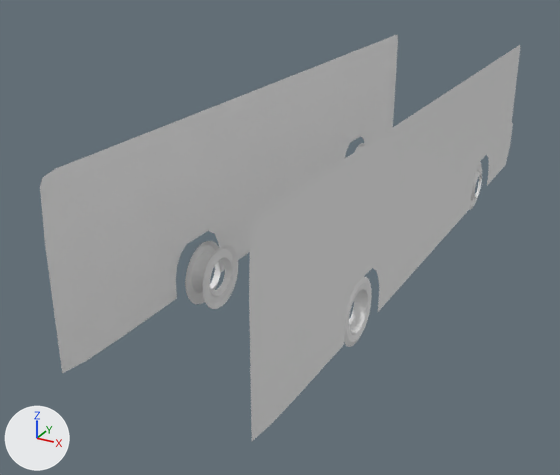
A saved change to the glTF model models/bus.glb.
Before and after are seen from a camera (50 mm lens) standing at (4.57, -10.67, 5.38) and looking at (-0.8, -0.9, 0.5). The axes (+X, +Y, +Z) are drawn at lower left. The lights are the same throughout. The older version comes first. Where no turn or scale is listed for an object, it has been applied to the vertices. Vertices at exactly the same position are counted once.

Objects in the first picture: 'geometry_0'.
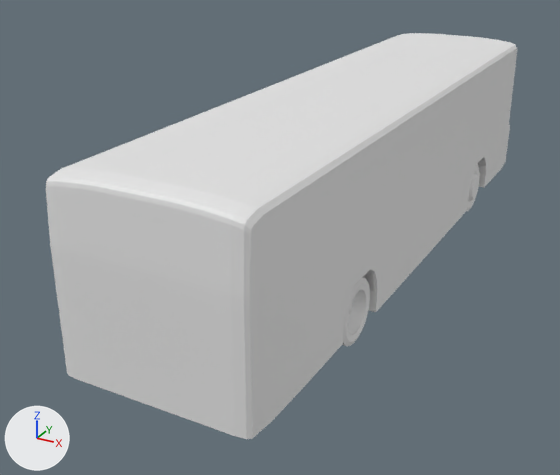
Pixel boxes (x1, y1, x2, y2) of what changed, in the pictures (560 x 475 px):
```json
{"object": "geometry_0", "change": "reshaped", "before": [40, 35, 520, 441], "after": [46, 33, 517, 439]}
{"part": 1, "of": "me_geometry_0", "change": "rebuilt", "before": [185, 241, 222, 304], "on screen": "not visible afterwards"}
{"part": 2, "of": "me_geometry_0", "change": "rebuilt", "before": [344, 277, 372, 347], "after": [342, 277, 370, 346]}
{"part": 3, "of": "me_geometry_0", "change": "rebuilt", "before": [203, 245, 238, 309], "on screen": "not visible afterwards"}
{"part": 4, "of": "me_geometry_0", "change": "rebuilt", "before": [249, 45, 520, 441], "after": [136, 35, 517, 439], "on screen": "40% wider"}
{"part": 5, "of": "me_geometry_0", "change": "rebuilt", "before": [40, 35, 398, 373], "after": [46, 33, 456, 406], "on screen": "14% wider, 10% taller"}
{"part": 6, "of": "me_geometry_0", "change": "added", "after": [467, 163, 480, 211]}
{"part": 7, "of": "me_geometry_0", "change": "deleted", "before": [469, 162, 482, 210]}
```

Edits to the scene script, one JSON object a line:
```json
{"block": "me_geometry_0", "where": "# used by ob_geometry_0; location = (0.0, 0.0, 0.0)"}
{"op": "remove", "block": "me_geometry_0", "code": "me_geometry_0.from_pydata(...)  # 849 vertices, 1277 faces; spans x -1.27..1.27, y -5.25..5.25, z 0.0..2.76"}
{"op": "add", "block": "me_geometry_0", "code": "me_geometry_0.from_pydata(...)  # 1784 vertices, 3434 faces; spans x -1.25..1.25, y -5.25..5.25, z 0.0..2.84"}
{"block": "me_geometry_0", "change": "me_geometry_0 part 1: the loose piece of 120 vertices spanning x -1.21..-1.04, y -2.92..-1.98, z 0.0..0.93 is rebuilt with 170 vertices and now spans x -1.19..-0.95, y -2.91..-1.99, z 0.0..0.92"}
{"block": "me_geometry_0", "change": "me_geometry_0 part 2: the loose piece of 120 vertices spanning x 1.05..1.22, y -2.92..-1.98, z 0.0..0.93 is rebuilt with 170 vertices and now spans x 0.96..1.2, y -2.91..-1.99, z 0.0..0.92"}
{"block": "me_geometry_0", "change": "me_geometry_0 part 3: the loose piece of 120 vertices spanning x -0.97..-0.9, y -2.92..-1.98, z 0.0..0.93 is rebuilt with 169 vertices and now spans x -0.96..-0.67, y -2.91..-1.99, z 0.0..0.92"}
{"block": "me_geometry_0", "change": "me_geometry_0 part 4: the loose piece of 67 vertices spanning x 1.27, y -5.25..5.25, z 0.21..2.76 is rebuilt with 383 vertices and now spans x 0.0..1.25, y -5.25..5.25, z 0.21..2.84"}
{"block": "me_geometry_0", "change": "me_geometry_0 part 5: the loose piece of 62 vertices spanning x -1.27, y -5.25..5.1, z 0.21..2.76 is rebuilt with 383 vertices and now spans x -1.25..0.0, y -5.25..5.25, z 0.21..2.84"}
{"block": "me_geometry_0", "change": "me_geometry_0 part 6: a new loose piece of 170 vertices spanning x 0.93..1.22, y 2.47..3.39, z 0.0..0.92, in mat_standard (its picture is missing)"}
{"block": "me_geometry_0", "change": "me_geometry_0 part 7"}
{"block": "me_geometry_0", "change": "120 vertices are removed from x 1.17..1.24, y 2.56..3.49, z 0.0..0.93"}
{"block": "me_geometry_0", "change": "192 faces are deleted"}
{"block": "me_geometry_0", "change": "other edits to the shape of me_geometry_0 do not show in these pictures"}
```
